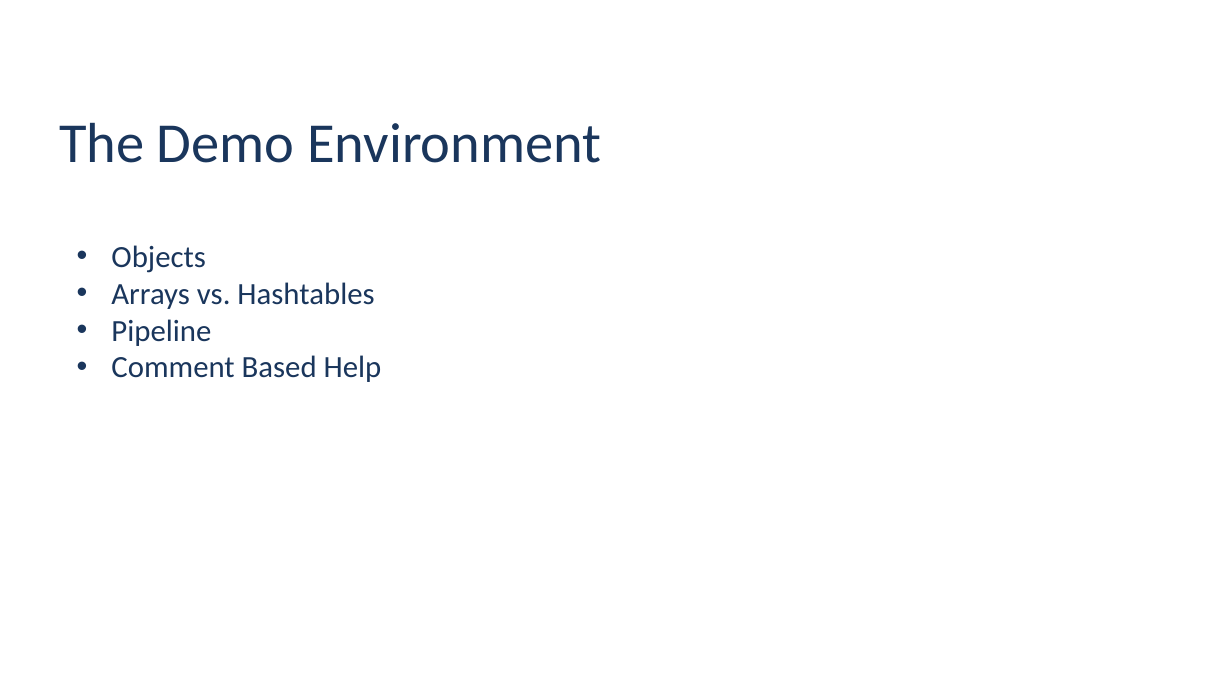
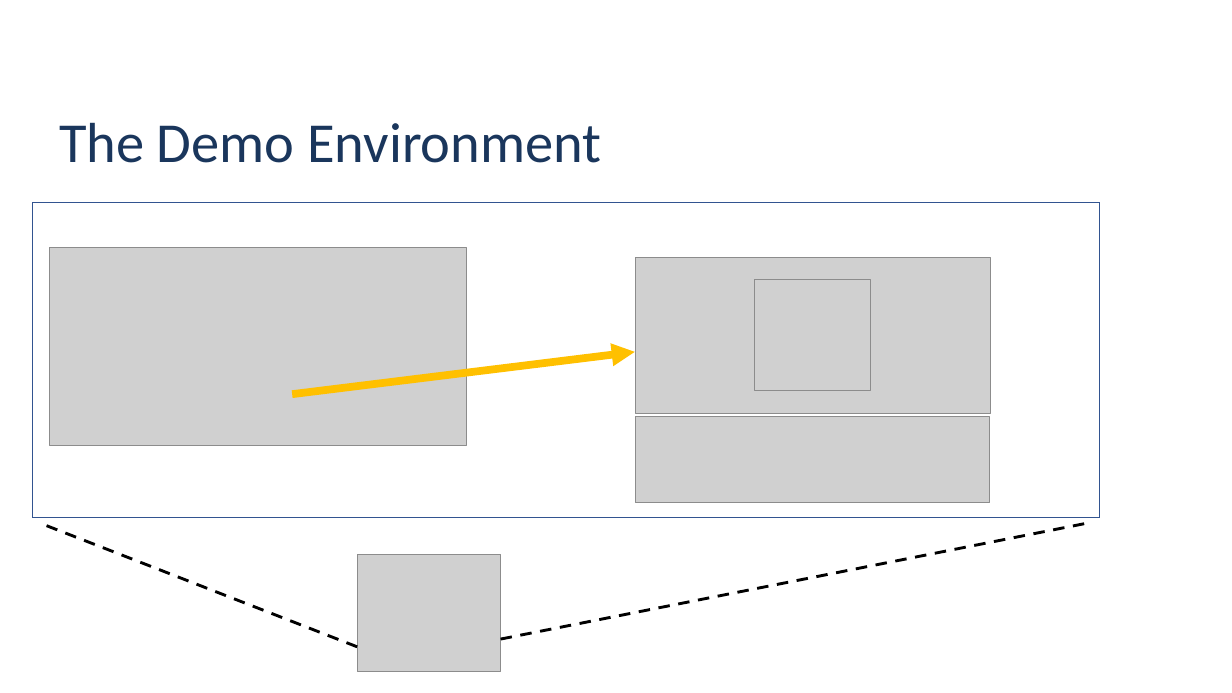
Before and after one commit to jpsider/Invoke-Automation, a slide deck: slide 15 of Powercli/PDX_VMUG_2023/UserCon-PPT-2023.pptx. Drawn at 1232x693 pixels with LibreOffice and Linux fonts; fonts in the diff are those of the drawing; grey boxes stand for pictures; background and template pictures are left out. Boxes give left, top, right and bottom in pixels: in the first picture for what was removed or moved away, otherwise in the second. Text is boxed around its words. In the diff, an @@ line names an element or a change of style, - is before the commit and + after.

```diff
--- a/Powercli/PDX_VMUG_2023/UserCon-PPT-2023.pptx
+++ b/Powercli/PDX_VMUG_2023/UserCon-PPT-2023.pptx
@@ rectangle added at (x1=32, y1=202, x2=1100, y2=518), fill #FFFFFF, outline #325491 1 pt @@
@@ picture added at (x1=50, y1=248, x2=467, y2=445) @@
@@ text removed at (x1=111, y1=245, x2=382, y2=382) @@
-• Objects
-• Arrays vs. Hashtables
-• Pipeline
-• Comment Based Help
@@ picture added at (x1=636, y1=257, x2=991, y2=413) @@
@@ picture added at (x1=755, y1=280, x2=871, y2=391) @@
@@ arrow added from (292, 395) to (635, 352), #FFC000 6 pt @@
@@ picture added at (x1=636, y1=417, x2=991, y2=503) @@
@@ line added from (358, 647) to (39, 523), #000000 2.25 pt dashed @@
@@ line added from (501, 640) to (1089, 523), #000000 2.25 pt dashed @@
@@ picture added at (x1=358, y1=555, x2=501, y2=672) @@
```
Also in this commit, not shown: 10 other slides changed, 3 slides added, 3 slides removed, 1 other file.
